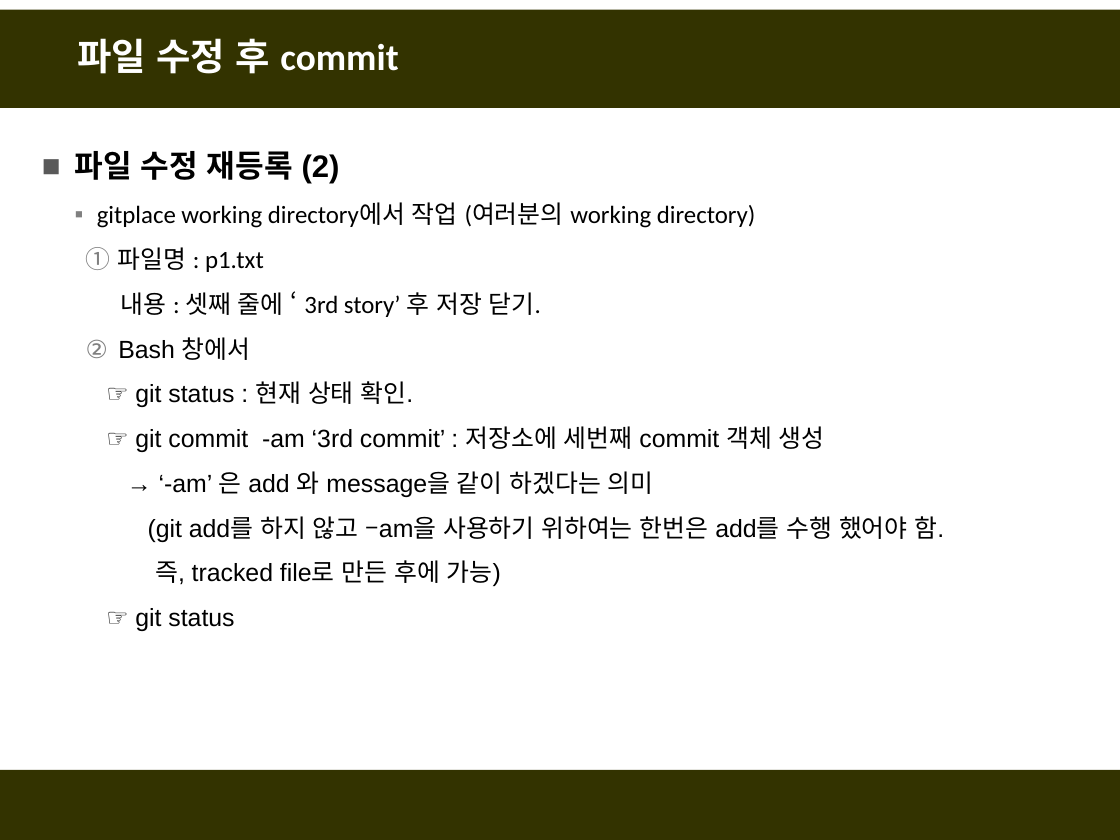
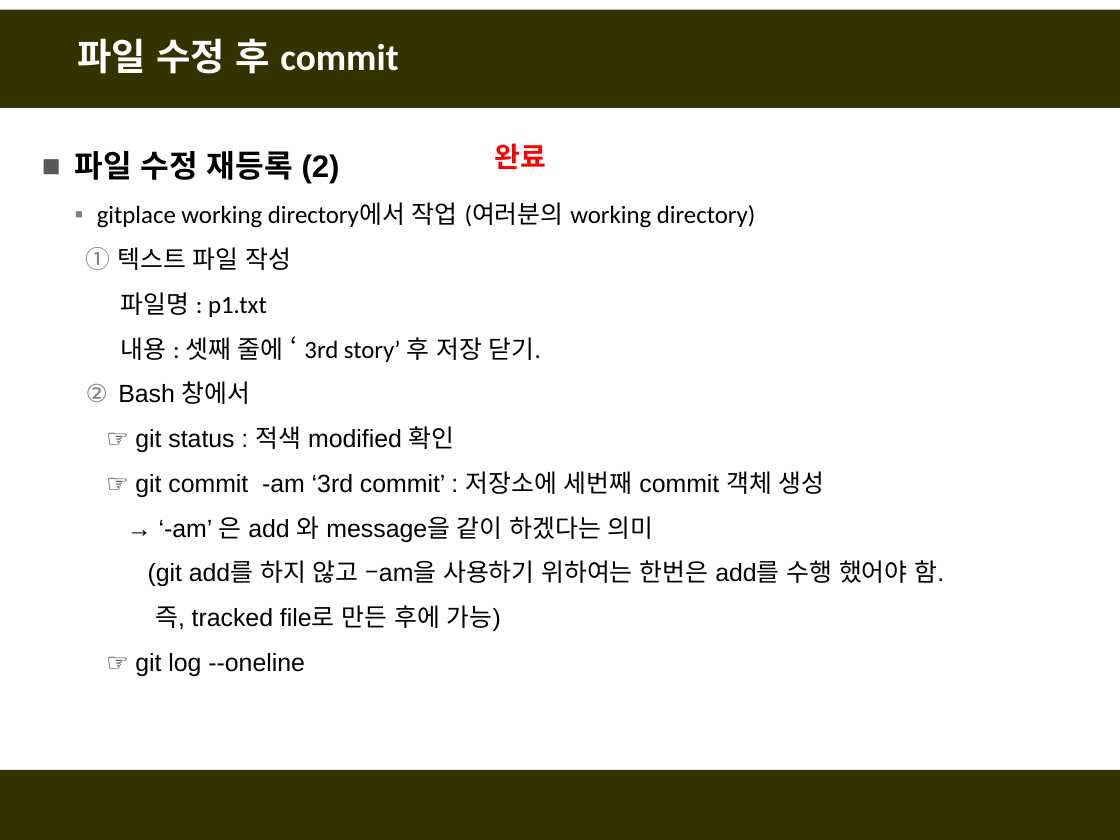
Before and after one commit to fasthill/github-lecture, a slide deck: slide 19 of git및github첫걸음.pptx (slide 18 before the commit). Drawn at 1120x840 pixels with LibreOffice and Linux fonts; fonts in the diff are those of the drawing. Boxes give left, top, right and bottom in pixels: in the first picture for what was removed or moved away, otherwise in the second. Text is boxed around its words. In the diff, an @@ line names an element or a change of style, - is before the commit and + after.

```diff
--- a/git및github첫걸음.pptx
+++ b/git및github첫걸음.pptx
@@ text added at [494,143,546,169], 18 pt, text #FF0000, bold @@
+완료
@@ text at [117,247,291,270]: paragraph added @@
+  1. 텍스트 파일 작성
@@ text at [120,292,267,317]: bullet circleNumDbPlain to none @@
@@ text at [135,426,455,452]: text changed @@
-  ☞ git status : 현재 상태 확인.
+  ☞ git status : 적색 modified 확인
@@ text at [135,653,305,676]: text changed @@
-  ☞ git status
+  ☞ git log --oneline
```
Also in this commit, not shown: 12 other slides changed, 4 slides added.
